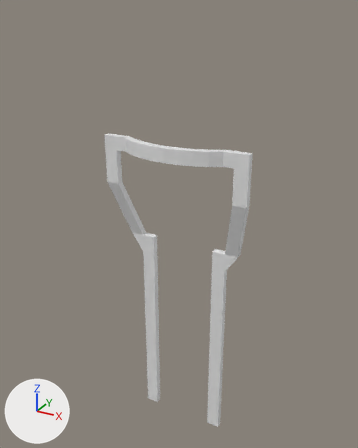
What one commit did to the OBJ model input/antler/meshes/sidewalk.obj.
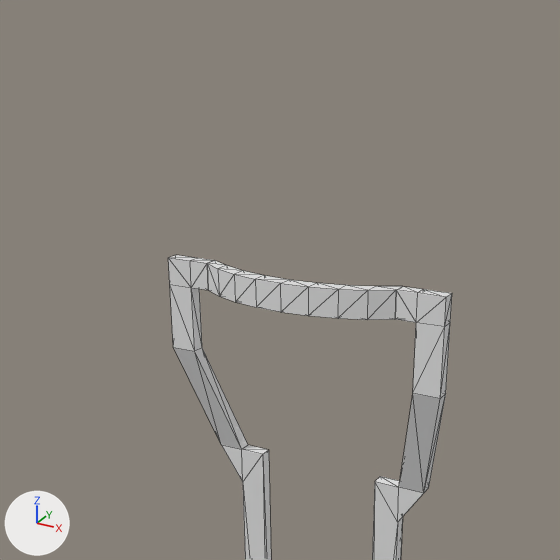
There are two pictures of each version: one whole from a 50 mm lens placed at (63.9, -119.1, 67.5), pointed at (-0.9, -1.4, 8.6), one close up on the part from 5% to 86% of the width and 0% to 65% of the height. Lighting does not change. The marker at lower left points along +X, +Y and +Z. The close-ups show mesh edges as thin lines. Where no turn or scale is listed for an object, it has been applied to the vertices.

Objects in the first close-up: 'sidewalk'.
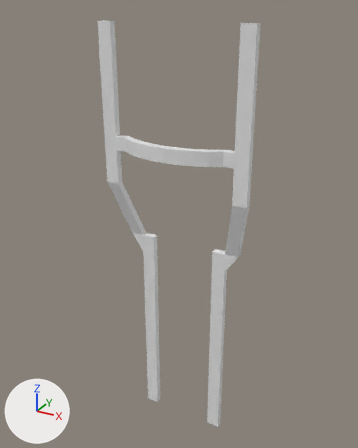
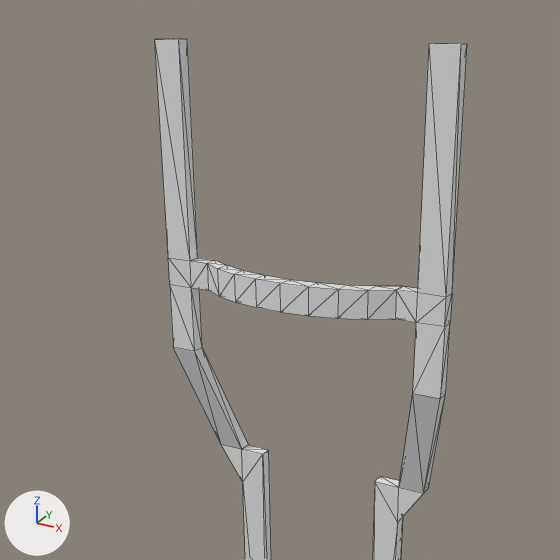
The change, as a diff of the scene's bpy script:
```diff
--- a/input/antler/meshes/sidewalk.obj.py
+++ b/input/antler/meshes/sidewalk.obj.py
@@ me_sidewalk @@
 # used by ob_sidewalk; location = (0.0, 0.0, 0.0)
-me_sidewalk.from_pydata(...)  # 92 vertices, 164 faces; spans x -22.0..22.0, y -11.5..1.0, z -64.0..34.0
+me_sidewalk.from_pydata(...)  # 100 vertices, 180 faces; spans x -22.0..22.0, y -11.5..1.0, z -64.0..64.0
+# me_sidewalk part 1
+# 13 faces are deleted
+# 8 new vertices lie (0.0, 0.0, 30.0) away from vertices in x -22.0..22.0, y -7.0..-5.0, z 34.0
+# 29 new faces join them
```

Location of each change, (x1, y1, x2, y2) in pixels of the close-ups (560 x 560 px):
'sidewalk', reshaped
    before: (168, 255, 452, 560)
    after: (155, 39, 467, 560)
part 1 of me_sidewalk, built on
    before: (169, 255, 452, 322)
    after: (155, 39, 467, 322)
